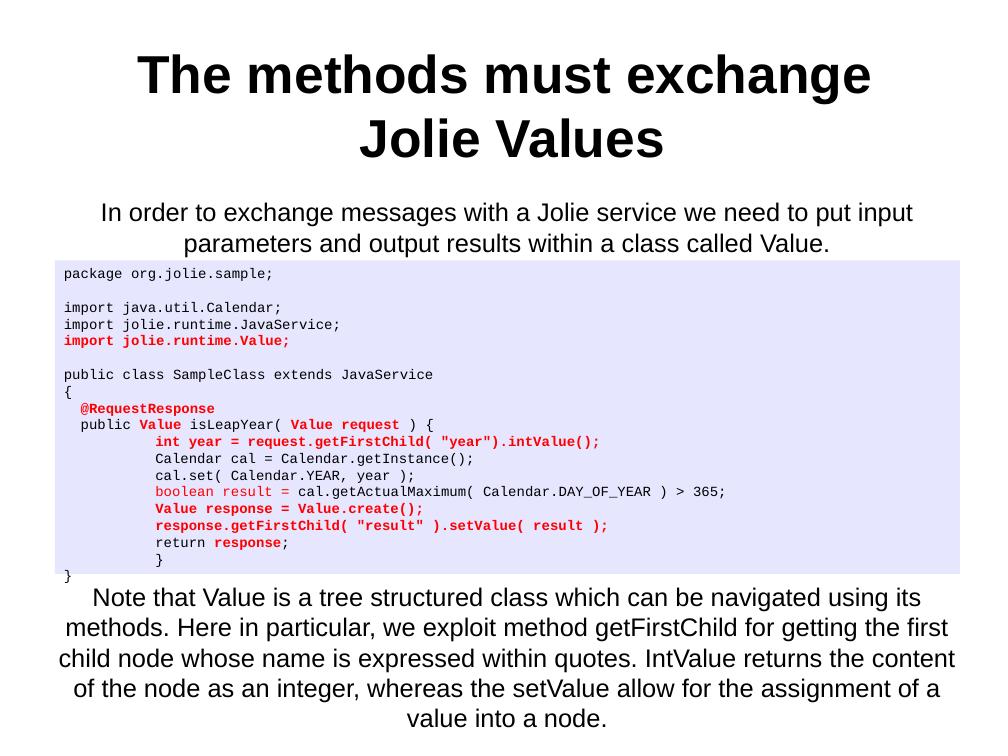
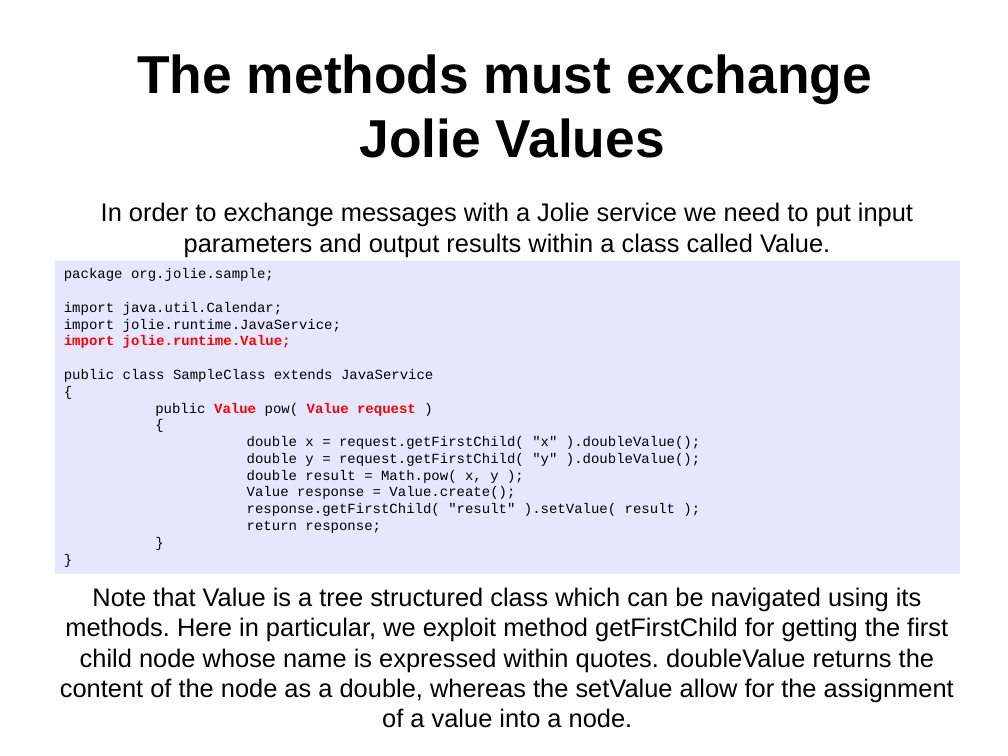
Before and after one commit to jolie/website, a slide deck: slide 6 of www/presentations/java.odp. Drawn at 1008x756 pixels with LibreOffice and Linux fonts; fonts in the diff are those of the drawing. Boxes give left, top, right and bottom in pixels: in the first picture for what was removed or moved away, otherwise in the second. Text is boxed around its words. In the diff, an @@ line names an element or a change of style, - is before the commit and + after.

```diff
--- a/www/presentations/java.odp
+++ b/www/presentations/java.odp
@@ text in rectangle at <box>155,403,700,483</box>: text changed @@
-@RequestResponse
-public Value isLeapYear( Value request ) {
-int year = request.getFirstChild( "year").intValue();
-Calendar cal = Calendar.getInstance();
-cal.set( Calendar.YEAR, year );
-boolean result = cal.getActualMaximum( Calendar.DAY_OF_YEAR ) > 365;
+public Value pow( Value request )
+{
+double x = request.getFirstChild( "x" ).doubleValue();
+double y = request.getFirstChild( "y" ).doubleValue();
+double result = Math.pow( x, y );
@@ text in rectangle at <box>247,486,675,533</box>: text colour #FF0000 to #000000, bold off in "Value response = Value.create();", "response.getFirstChild( "result" ).setValue( result );", "response;" @@
@@ text at <box>60,587,954,728</box>: text changed @@
-Note that Value is a tree structured class which can be navigated using its methods. Here in particular, we exploit method getFirstChild for getting the first child node whose name is expressed within quotes. IntValue returns the content of the node as an integer, whereas the setValue allow for the assignment of a value into a node.
+Note that Value is a tree structured class which can be navigated using its methods. Here in particular, we exploit method getFirstChild for getting the first child node whose name is expressed within quotes. doubleValue returns the content of the node as a double, whereas the setValue allow for the assignment of a value into a node.
```
Also in this commit, not shown: 4 other slides changed.
